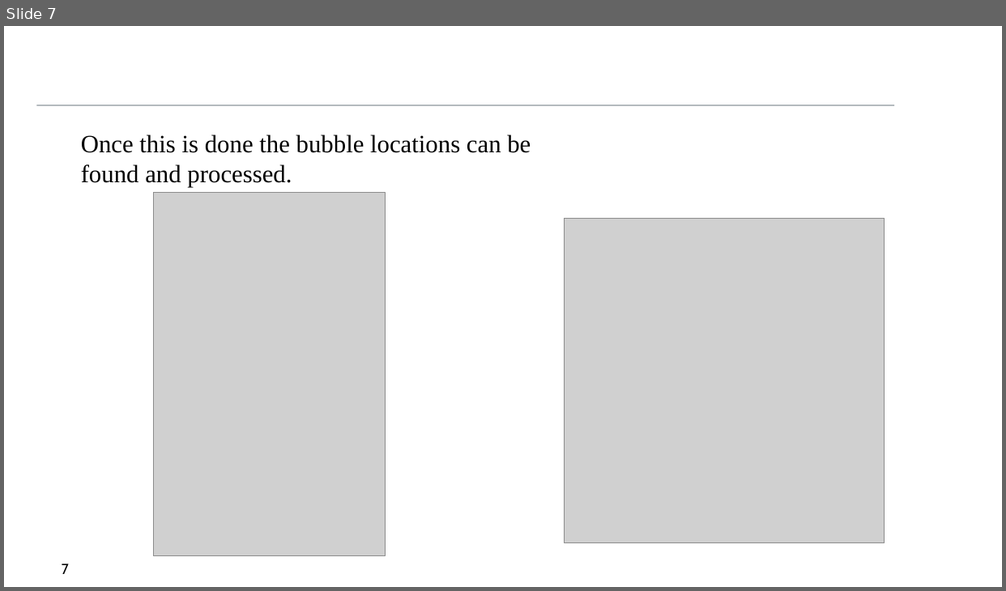
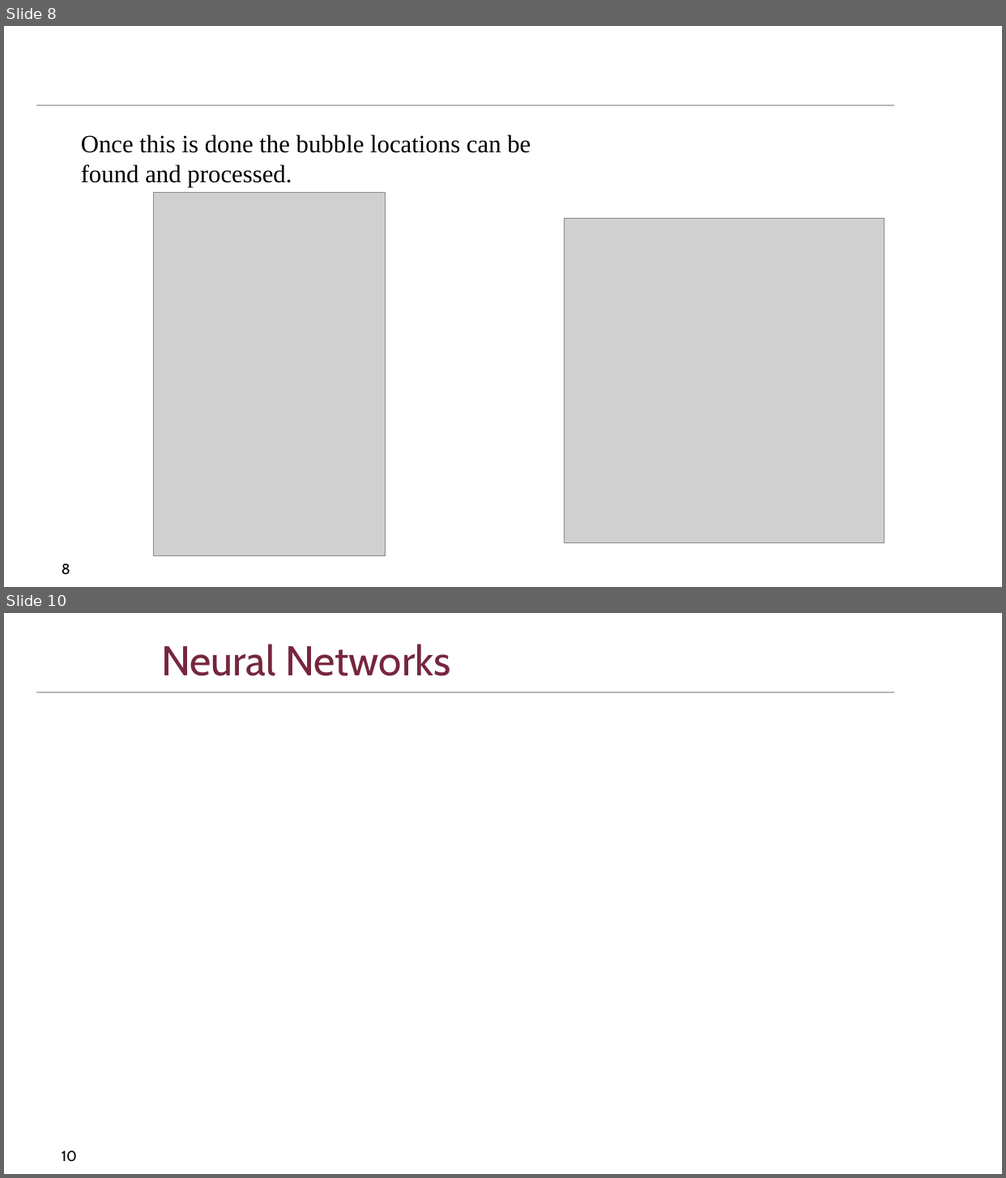
Before and after one commit to DriesSmit/SkripsieReport, a slide deck: OralExamination/SkripsieOral_APSmit.pptx. Shown one above the other, each under a label of ours: slide 7 before the commit, slides 8 and 10 after it; the slides between them are not shown. The pictures are 1006x591 and 1006x1178 pixels, drawn with LibreOffice and Linux fonts; fonts in the diff are those of the drawing; grey boxes stand for pictures; background and template pictures are left out. Boxes give left, top, right and bottom in pixels: in the first picture for what was removed or moved away, otherwise in the second. Text is boxed around its words. In the diff, an @@ line names an element or a change of style, - is before the commit and + after.

```diff
--- a/OralExamination/SkripsieOral_APSmit.pptx
+++ b/OralExamination/SkripsieOral_APSmit.pptx
@@ slide 10 added at box(4, 613, 1002, 1174), background #FFFFFF; not listed: 1 template element that a slide beside it also shows @@
@@ title added at box(161, 644, 451, 676), 40 pt, text #75263D @@
+Neural Networks
@@ page number added at box(62, 1151, 77, 1162), 14 pt, text #000000 @@
+10
@@ what was slide 7 is now slide 8 @@
@@ page number at box(62, 564, 70, 575): text changed @@
-7
+8
```
Also in this commit, not shown: 1 slide changed, 3 other slides added.
